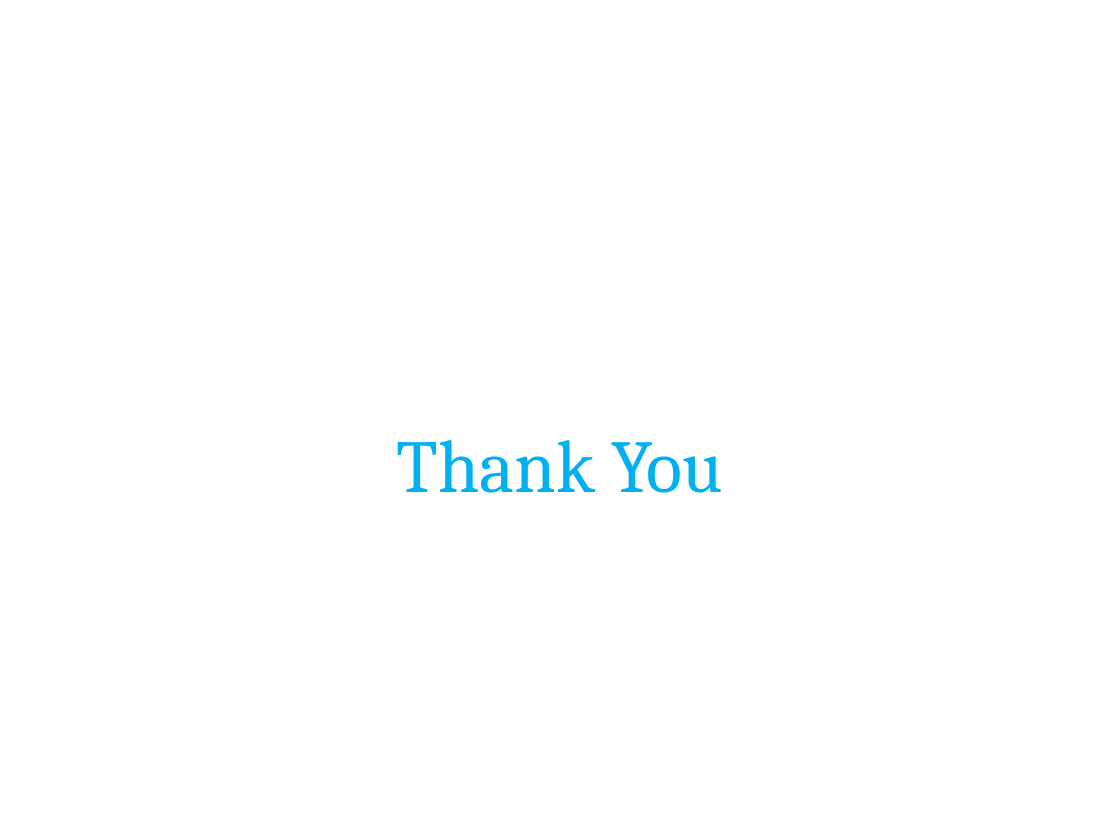
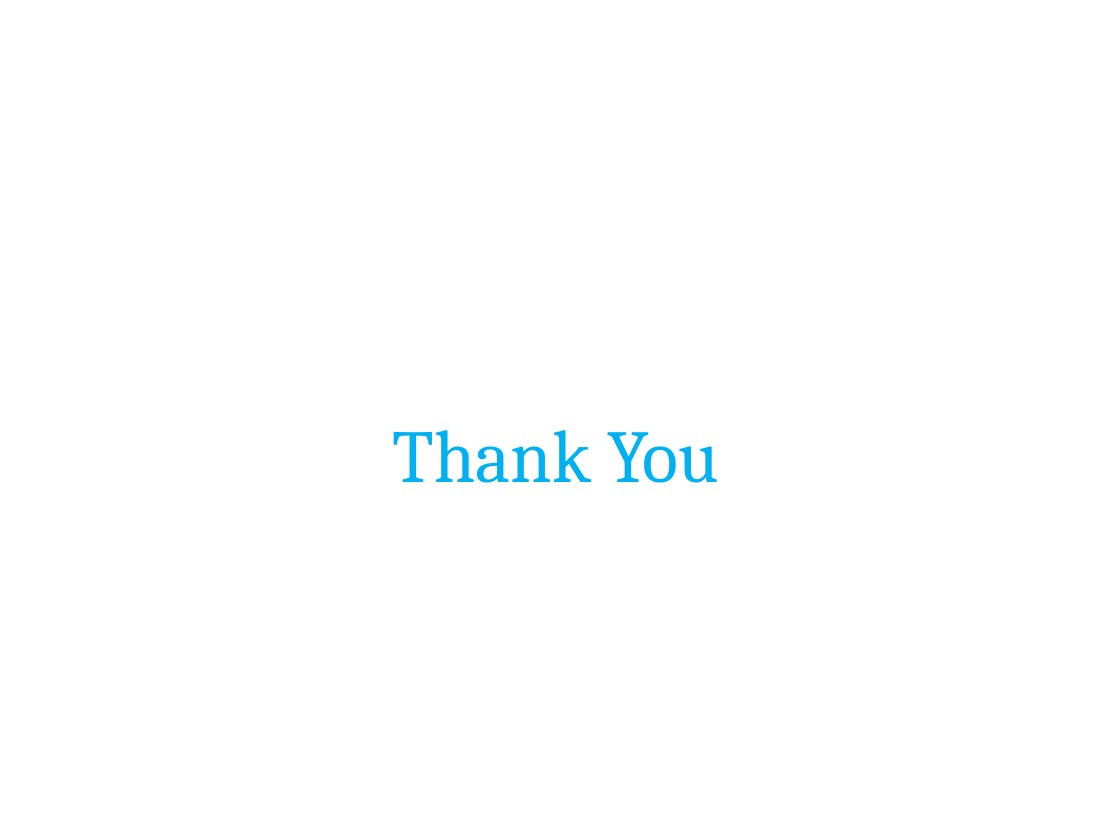
Before and after one commit to charitha09/BIT-Information-Management-System, a slide deck: slide 22 of Documents/Group14.ppt (slide 20 before the commit). Drawn at 1120x840 pixels with LibreOffice and Linux fonts; fonts in the diff are those of the drawing; background and template pictures are left out. Boxes give left, top, right and bottom in pixels: in the first picture for what was removed or moved away, otherwise in the second. Text is boxed around its words. In the diff, an @@ line names an element or a change of style, - is before the commit and + after.

```diff
--- a/Documents/Group14.ppt
+++ b/Documents/Group14.ppt
@@ text "Thank You" moved from (x1=396, y1=440, x2=724, y2=493) to (x1=393, y1=430, x2=720, y2=483) @@
```
Also in this commit, not shown: 11 other slides changed, 2 slides added.
